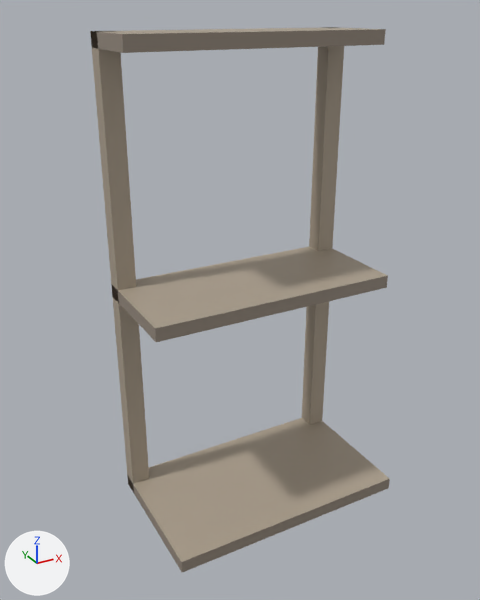
The glTF model s2/models/train_interior/end_shelf.glb: old version first, new version second.
The view is the same before and after, from a camera (50 mm lens) standing at (-0.584, -0.983, 0.934) and looking at (-0.036, 0.013, 0.436). Lighting does not change. The marker at lower left points along +X, +Y and +Z. The first picture is the older version. Vertices at exactly the same position are counted once.

The first picture shows 'end_shelf'.
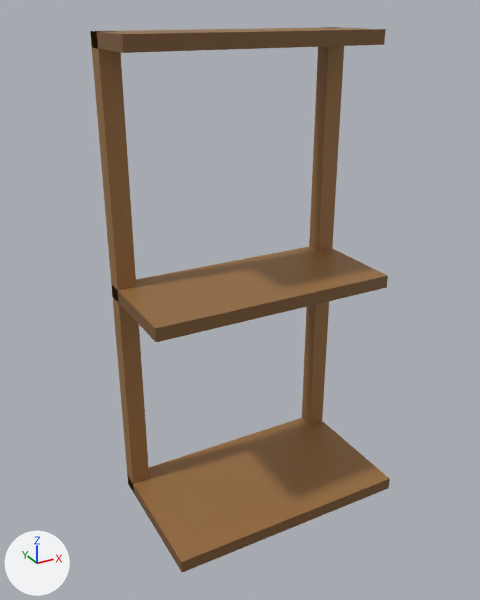
What changed in the scene script:
```text
Change me_end_shelf:
    where me_end_shelf.from_pydata(...)  # 36 vertices, 60 faces; spans x -0.24..0.24, y -0.14..0.14, z 0.0..0.9
    used by ob_end_shelf; location = (0.0, 0.0, 0.0)
    me_end_shelf part 1: 30 faces centred in x -0.24..0.24, y -0.14..0.14, z 0.0..0.892 are repainted in the vertex colours; the middle colour goes from brown #95897c to brown #7b5832
    me_end_shelf part 2: 30 faces centred in x -0.24..0.24, y -0.047..0.14, z 0.0..0.9 are repainted in the vertex colours; the middle colour goes from beige #ada08e to brown #986d3e
```

Where the change shows, as pixel boxes [x1, y1, x2, y2] in the pictures (480 x 600 px):
part 1 of me_end_shelf, recoloured
    both: [91, 29, 390, 572]
part 2 of me_end_shelf, recoloured (beige to brown)
    both: [90, 27, 390, 562]
